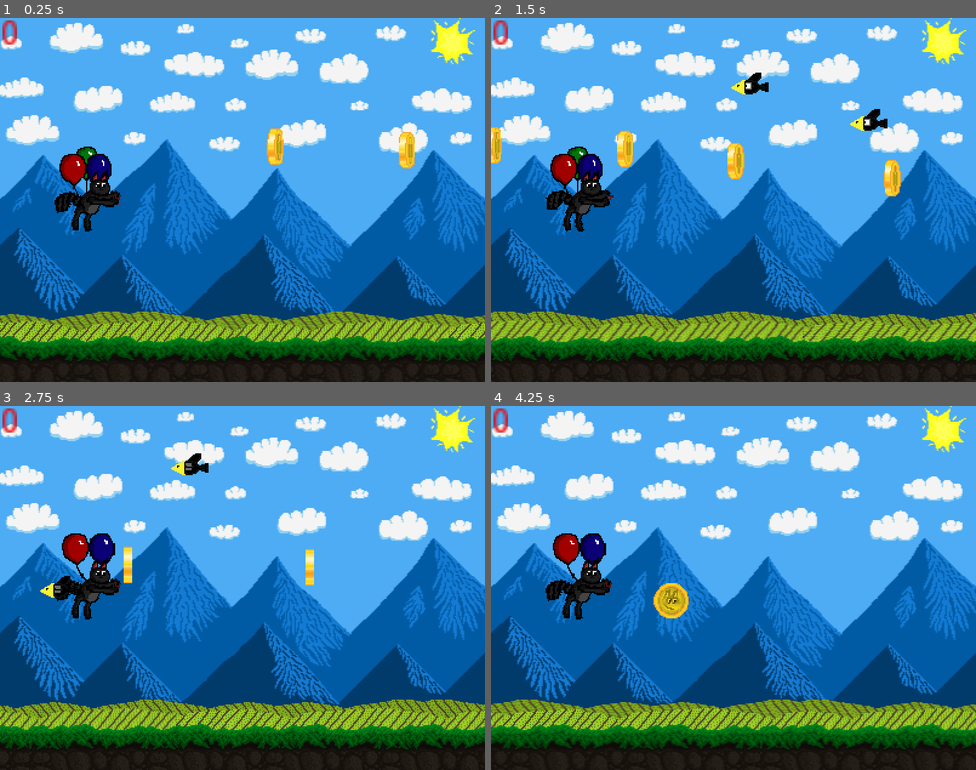
Above: before the commit, frames 1-4 (two rows, left to right).
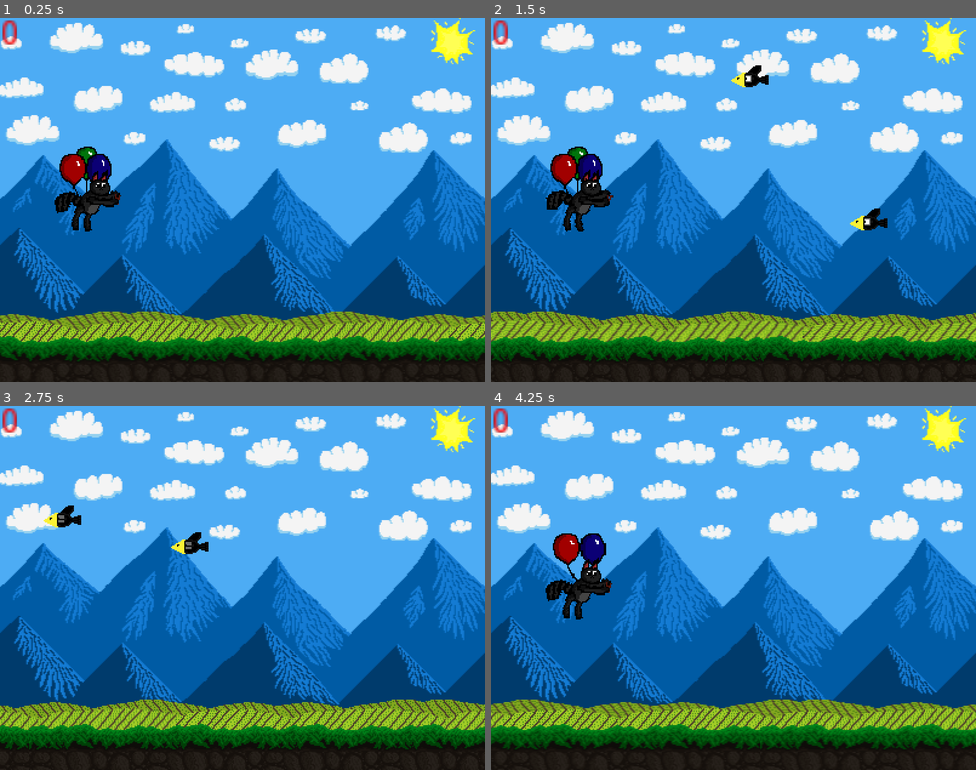
Above: after the commit, the same moments.

Repository: AldieNightStar/balloon_cat
Game: Godot game, scene res://Levels/Level01.tscn
Same seed, same stepped clock (60 frames per second), same inputs: the game is played once before the commit and once after it.
Inputs:
- Up to frame 1 (0.25 s): no input
- Up to frame 2 (1.5 s): no input
- Up to frame 3 (2.75 s): no input
- Up to frame 4 (4.25 s): no input

The runs differ from the first frame. In frame 1, 0.6% of the frame differs, in the area x 55-86%, y 30-42%; in frame 2, 2.0%; in frame 3, 2.9%, in the area x 8-65%, y 13-59%; in frame 4, 0.6%.

Commit message:
Common fix

Diff:
--- a/Levels/Level01.tscn
+++ b/Levels/Level01.tscn
@@ -1,10 +1,9 @@
-[gd_scene load_steps=7 format=2]
+[gd_scene load_steps=6 format=2]
 
 [ext_resource path="res://Objects/LevelHolder.tscn" type="PackedScene" id=1]
 [ext_resource path="res://Objects/Paralax/Paralax_Level1.tscn" type="PackedScene" id=2]
 [ext_resource path="res://Objects/ScenarioNode.tscn" type="PackedScene" id=3]
 [ext_resource path="res://Objects/Raven.tscn" type="PackedScene" id=4]
-[ext_resource path="res://Objects/BonusCoin.tscn" type="PackedScene" id=5]
 
 [sub_resource type="GDScript" id=1]
 script/source = "extends Area2D
@@ -26,38 +25,19 @@
 [node name="Raven1" parent="Items" instance=ExtResource( 4 )]
 position = Vector2( 727.518, 100.761 )
 diapazone = 75
-y_velocity = -4
+y_velocity = -1
 
 [node name="Raven2" parent="Items" instance=ExtResource( 4 )]
 position = Vector2( 620.029, 104.154 )
 diapazone = 75
-y_velocity = -5
 
 [node name="Raven3" parent="Items" instance=ExtResource( 4 )]
 position = Vector2( 522.623, 110.942 )
 diapazone = 75
-y_velocity = -4
+y_velocity = -1
 
 [node name="Scenarios" type="Node2D" parent="."]
 
 [node name="ScenarioNode" parent="Scenarios" instance=ExtResource( 3 )]
 position = Vector2( 560.829, 252.204 )
 script = SubResource( 1 )
-
-[node name="Bonus_Coin" parent="." instance=ExtResource( 5 )]
-position = Vector2( 267.411, 105.795 )
-
-[node name="Bonus_Coin2" parent="." instance=ExtResource( 5 )]
-position = Vector2( 375.711, 108.503 )
-
-[node name="Bonus_Coin3" parent="." instance=ExtResource( 5 )]
-position = Vector2( 466.864, 118.43 )
-
-[node name="Bonus_Coin4" parent="." instance=ExtResource( 5 )]
-position = Vector2( 595.922, 132.87 )
-
-[node name="Bonus_Coin5" parent="." instance=ExtResource( 5 )]
-position = Vector2( 745.737, 134.675 )
-
-[node name="Bonus_Coin6" parent="." instance=ExtResource( 5 )]
-position = Vector2( 909.09, 159.945 )
